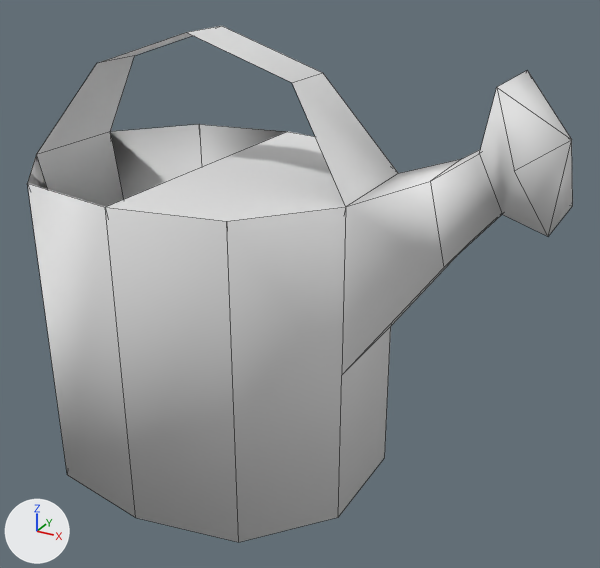
What one commit did to the Blender file Dog/Assets/Models/Watering_Can.blend.
One viewpoint serves both versions: a 50 mm camera at (2.5, -3.56, 0.54) aimed at (0.54, 0.02, -1.24). Arrows for +X, +Y and +Z are at lower left; the lights stay in place. Mesh edges are drawn as thin lines. Materials are left out; every surface is plain grey.

The scene before the commit, as lines of its bpy script (objects in view):
```python
me_circle = bpy.data.meshes.new('Circle')
me_circle.from_pydata(...)  # 53 vertices, 46 faces; spans x -0.95..1.84, y -0.84..0.84, z -2.4..0.04
me_circle.materials.append(mat_props01_psd_001)
ob_circle = bpy.data.objects.new('Circle', me_circle)
ob_circle.location = (0.0, 0.0, 0.0)
```
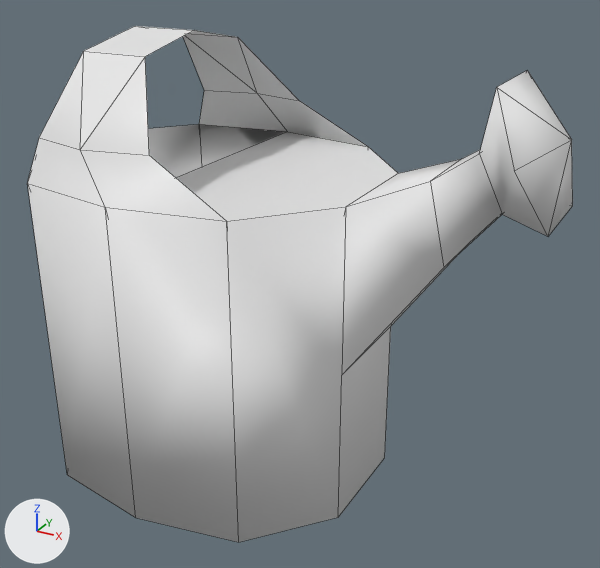
Diff of the bpy script that builds the scene:
```diff
--- a/Dog/Assets/Models/Watering_Can.blend.py
+++ b/Dog/Assets/Models/Watering_Can.blend.py
@@ me_circle @@
 # used by ob_circle; location = (0.0, 0.0, 0.0)
-me_circle.from_pydata(...)  # 53 vertices, 46 faces; spans x -0.95..1.84, y -0.84..0.84, z -2.4..0.04
+me_circle.from_pydata(...)  # 59 vertices, 54 faces; spans x -0.95..1.84, y -0.84..0.84, z -2.4..0.03
+# me_circle part 1
+# 6 vertices are removed from x -0.59..0.59, y -0.15..0.15, z -0.15..0.04
+# 10 faces are deleted
+# 12 vertices are added at x -0.51..0.16, y -0.77..0.77, z -0.42..0.03
+# 4 new faces join them
+# 14 new faces join them, smooth
```

Pixel boxes (x1, y1, x2, y2) of what changed, in the pictures (600 x 568 px):
part 1 of me_circle, built on: before (36, 26, 398, 207); after (28, 26, 368, 221)
